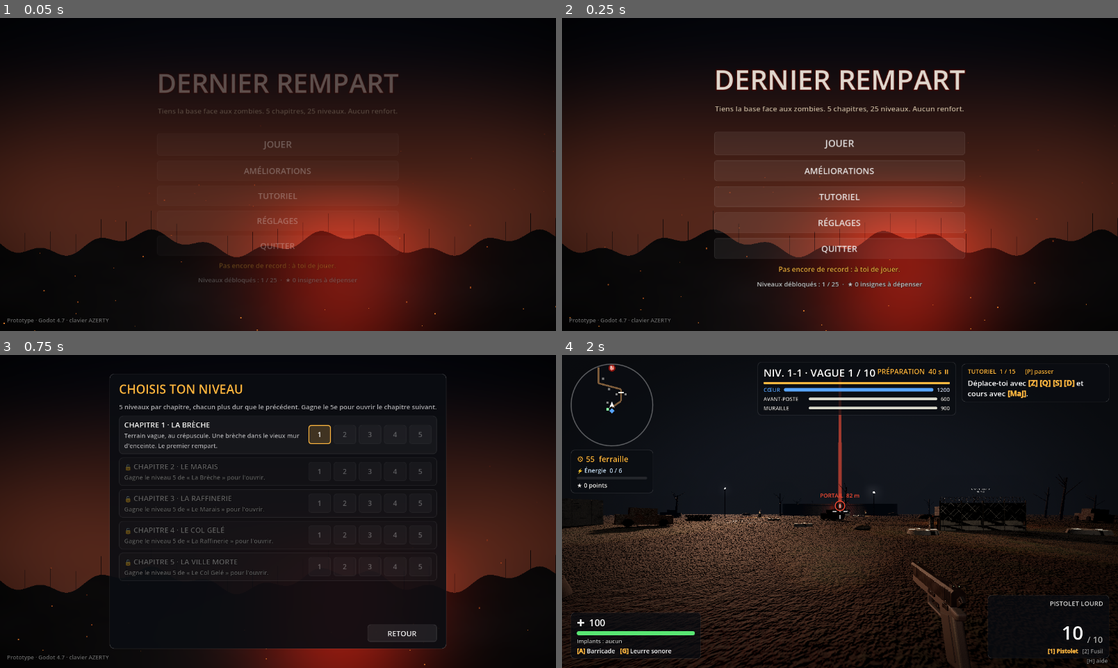
Above: before the commit, frames 1-4 (two rows, left to right).
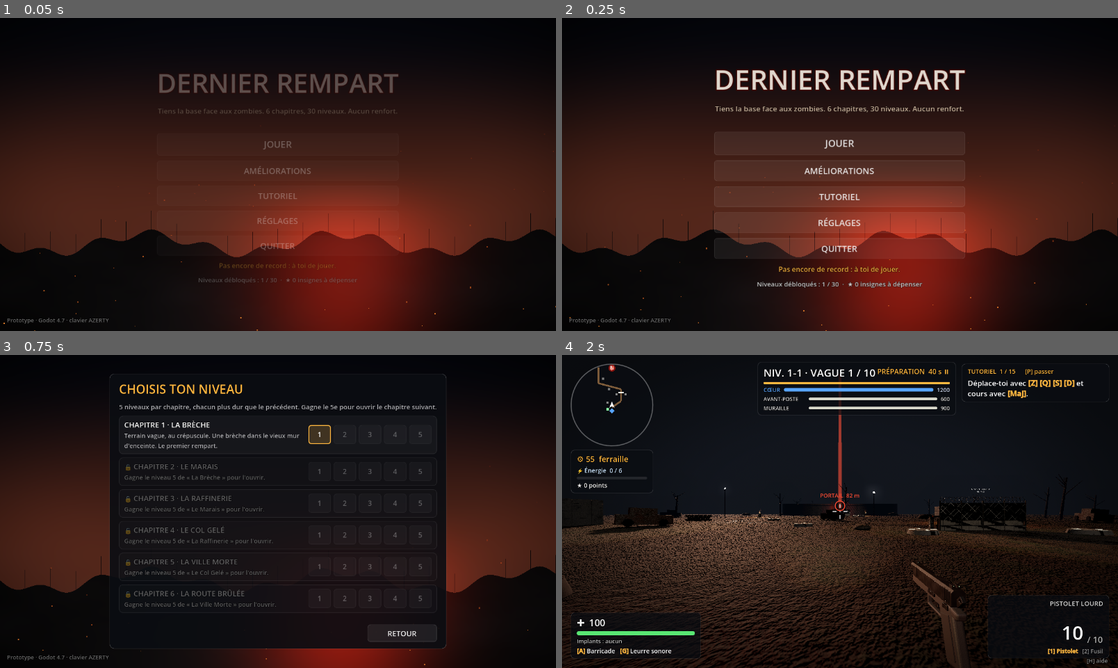
Above: after the commit, the same moments.

Repository: BillyBombardieri/dernier-rampart
Game: Godot game, scene res://scenes/menu.tscn
Same seed, same stepped clock (60 frames per second), same inputs: the game is played once before the commit and once after it.
Inputs:
- Up to frame 1 (0.05 s): no input
- Up to frame 2 (0.25 s): no input
- Up to frame 3 (0.75 s): click "JOUER" at 0.5 s
- Up to frame 4 (2 s): click "1" at 1.25 s

The runs differ from the first frame. In frame 1, less than 0.1% of the frame differs, in the area x 47-57%, y 29-85%; in frame 2, less than 0.1%; in frame 3, 0.4%, in the area x 22-76%, y 74-81%; in frame 4, nothing differs.

Commit message:
Chapitre 6 : La Route Brûlée (désert au coucher du soleil)
- Nouvelle carte : autoroute du désert, bosses de sable, carcasses,
  poteaux télégraphiques penchés, poussière soulevée par le vent,
  vent plus fort. 5 niveaux de plus (30 au total).
- Les murs en ruine n'ont plus de neige hors du Col Gelé.

Co-Authored-By: Claude Opus 5.5 (1M context) <noreply@anthropic.com>
Claude-Session: https://claude.ai/code/session_016nAkCaDQCMxLDEbpeDYDLf

Diff:
--- a/scripts/level_panel.gd
+++ b/scripts/level_panel.gd
@@ -1,6 +1,6 @@
 class_name LevelPanel
 extends PanelContainer
-## Choix du niveau dans le menu principal : 5 chapitres, chacun sur sa carte et dans son
+## Choix du niveau dans le menu principal : 6 chapitres, chacun sur sa carte et dans son
 ## environnement, avec 5 niveaux de plus en plus durs. Gagner un niveau débloque le suivant,
 ## et gagner le 5e niveau d'un chapitre ouvre le chapitre suivant.
 
--- a/scripts/levels.gd
+++ b/scripts/levels.gd
@@ -177,6 +177,40 @@
 		"barrels": [Vector3(-4, 0, 31), Vector3(26, 0, -44), Vector3(-36, 0, -32), Vector3(-14, 0, -2)],
 		"props": {"count": 60, "building": 5, "wreck": 3, "lamp": 3, "puddle": 2},
 		"weather": "rain",
+	},
+	{
+		"name": "La Route Brûlée",
+		"place": "Autoroute du désert, au coucher du soleil",
+		"desc": "Sable, carcasses et poteaux tordus. Le vent soulève la poussière, la horde marche sans fin.",
+		"path": [
+			Vector3(0, 0, -58), Vector3(0, 0, -44), Vector3(-28, 0, -44), Vector3(-28, 0, -18),
+			Vector3(16, 0, -18), Vector3(16, 0, 6), Vector3(-10, 0, 6), Vector3(-10, 0, 22), Vector3(0, 0, 30),
+		],
+		"rings": {
+			"avant": {"gate": Vector3(-9, 0, -44), "segment": 1, "hp": 600.0,
+				"sockets": [Vector3(-13, 0, -49.5), Vector3(-5, 0, -38.5), Vector3(-17, 0, -38.5), Vector3(6, 0, -40)]},
+			"muraille": {"gate": Vector3(3, 0, 6), "segment": 5, "hp": 900.0,
+				"sockets": [Vector3(7, 0, 0.5), Vector3(-1, 0, 11.5), Vector3(8, 0, 11.5), Vector3(-4, 0, 0.5), Vector3(-15.5, 0, 14)]},
+		},
+		"env": {
+			"sky_top": Color(0.06, 0.07, 0.13), "sky_horizon": Color(0.62, 0.34, 0.16), "ground_horizon": Color(0.3, 0.2, 0.12),
+			"sun_rot": Vector3(-7, -95, 0), "sun_color": Color(1.0, 0.6, 0.34), "sun_energy": 1.0,
+			"ambient": 0.45, "exposure": 1.05, "saturation": 0.85,
+			"fog_color": Color(0.36, 0.26, 0.18), "fog": 0.009, "vol_albedo": Color(0.8, 0.66, 0.5), "vol_fog": 0.014,
+		},
+		"ground": {"tex": "ground", "scale": 0.12, "tint": Color(0.95, 0.76, 0.55)},
+		"path_mat": {"tex": "concrete", "scale": 0.25, "tint": Color(0.3, 0.29, 0.28), "rough": 0.75},
+		"walls": [[Vector3(-40, 1.5, -30), Vector3(1.2, 3, 16)], [Vector3(30, 1.5, -6), Vector3(1.2, 3, 16)]],
+		"sandbags": [Vector3(-20, 0, -30), Vector3(24, 0, -10)],
+		"spots": [
+			[Vector3(-12, 0, 28), Vector3(-6, 0, 14)], [Vector3(14, 0, 26), Vector3(4, 0, 10)],
+			[Vector3(-34, 0, -50), Vector3(-20, 0, -44)], [Vector3(24, 0, -24), Vector3(16, 0, -12)],
+			[Vector3(-20, 0, 0), Vector3(-10, 0, 6)],
+		],
+		"spot_color": Color(1.0, 0.78, 0.55),
+		"barrels": [Vector3(-4, 0, 31), Vector3(-34, 0, -26), Vector3(24, 0, 12), Vector3(6, 0, -52)],
+		"props": {"count": 55, "dune": 4, "rock": 4, "wreck": 2, "post": 2, "ruin": 1},
+		"weather": "dust",
 	},
 ]
 
--- a/scripts/main.gd
+++ b/scripts/main.gd
@@ -261,7 +261,7 @@
 func _process(delta: float) -> void:
 	# La neige, la cendre ou les lucioles suivent le joueur.
 	if _weather and Game.player:
-		_weather.global_position = Game.player.global_position + Vector3(0, 1.5 if level["weather"] == "fireflies" else 8.0, 0)
+		_weather.global_position = Game.player.global_position + Vector3(0, 1.5 if level["weather"] in ["fireflies", "dust"] else 8.0, 0)
 	if _beacon_mat == null:
 		return
 	# La colonne et le panneau ne s'affichent qu'au début de la partie (préparation de la
@@ -495,6 +495,10 @@
 				_lamp(pos)
 			"puddle":
 				_puddle(pos)
+			"dune":
+				_dune(pos)
+			"post":
+				_post(pos)
 
 
 ## Matériau du sol ou du chemin d'un niveau : {"tex", "scale", "tint", "plain"}.
@@ -654,9 +658,10 @@
 		wall.position = walls[i][0] + Vector3(0, h * 0.5, 0)
 		wall.rotation.y = walls[i][1]
 		ruin.add_child(wall)
-		var cap := Fx.box_mat(Vector3(len, 0.08, 0.6), Fx.material(Color(0.82, 0.85, 0.9)))
-		cap.position = Vector3(0, h * 0.5 + 0.04, 0)
-		wall.add_child(cap)
+		if level["weather"] == "snow":
+			var cap := Fx.box_mat(Vector3(len, 0.08, 0.6), Fx.material(Color(0.82, 0.85, 0.9)))
+			cap.position = Vector3(0, h * 0.5 + 0.04, 0)
+			wall.add_child(cap)
 	add_child(ruin)
 	ruin.position = pos
 	ruin.rotation.y = _rng.randf() * TAU
@@ -757,9 +762,58 @@
 	add_child(mi)
 
 
+## Bosse de sable (Route Brûlée) : large et très basse (moins d'un mètre), sans collision.
+func _dune(pos: Vector3) -> void:
+	var r := _rng.randf_range(4.0, 8.0)
+	var sphere := SphereMesh.new()
+	sphere.radius = r
+	sphere.height = r * 2.0
+	sphere.radial_segments = 18
+	sphere.rings = 9
+	var mi := Fx.mesh_with(sphere, Fx.textured("ground", 0.12, Color(0.95, 0.76, 0.55)))
+	mi.scale = Vector3(1.0, _rng.randf_range(0.4, 0.8) / r, _rng.randf_range(0.6, 1.0))
+	mi.rotation.y = _rng.randf() * TAU
+	mi.position = pos + Vector3(0, -0.15, 0)
+	add_child(mi)
+
+
+## Poteau télégraphique en bois (Route Brûlée), souvent penché, avec un bout de câble qui pend.
+func _post(pos: Vector3) -> void:
+	var wood := Fx.textured("mud", 0.8, Color(0.42, 0.33, 0.24), false)
+	var post := Node3D.new()
+	var h := _rng.randf_range(6.0, 7.5)
+	var pole := Fx.mesh_with(_cyl(0.14, h, 0.11), wood)
+	pole.position.y = h * 0.5
+	post.add_child(pole)
+	var bar := Fx.box_mat(Vector3(1.8, 0.12, 0.12), wood)
+	bar.position.y = h - 0.5
+	post.add_child(bar)
+	var dark := Fx.material(Color(0.05, 0.05, 0.05))
+	for x in [-0.75, 0.75]:
+		var hang := _rng.randf_range(1.5, 3.5)
+		var wire := Fx.mesh_with(_cyl(0.012, hang), dark)
+		wire.position = Vector3(x, h - 0.5 - hang * 0.5, 0)
+		wire.rotation.z = _rng.randf_range(-0.2, 0.2)
+		post.add_child(wire)
+	var body := StaticBody3D.new()
+	body.collision_layer = Fx.LAYER_WORLD
+	var shape := CollisionShape3D.new()
+	var cs := CylinderShape3D.new()
+	cs.radius = 0.2
+	cs.height = h
+	shape.shape = cs
+	shape.position.y = h * 0.5
+	body.add_child(shape)
+	post.add_child(body)
+	post.rotation = Vector3(_rng.randf_range(-0.12, 0.12), _rng.randf() * TAU, _rng.randf_range(-0.12, 0.12))
+	add_child(post)
+	post.position = pos
+
+
 # ---------------------------------------------------------------- météo
 
-## Neige (Col Gelé), cendres (Raffinerie), lucioles (Marais) ou pluie (Ville Morte), autour du joueur.
+## Neige (Col Gelé), cendres (Raffinerie), lucioles (Marais), pluie (Ville Morte) ou poussière
+## (Route Brûlée), autour du joueur.
 func _build_weather() -> void:
 	var kind: String = level["weather"]
 	if kind == "":
@@ -813,6 +867,20 @@
 			m.billboard_keep_scale = true
 			grad.set_color(0, Color(0.72, 0.76, 0.82, 0.32))
 			grad.set_color(1, Color(0.72, 0.76, 0.82, 0.18))
+		"dust":
+			# Poussière soulevée par le vent : de fines particules qui filent presque à l'horizontale.
+			p.amount = 700
+			p.lifetime = 3.0
+			p.emission_box_extents = Vector3(24, 1.5, 24)
+			p.direction = Vector3(1, 0.05, 0.3)
+			p.spread = 12.0
+			p.initial_velocity_min = 5.0
+			p.initial_velocity_max = 9.0
+			p.gravity = Vector3(0, -0.2, 0)
+			q.size = Vector2(0.05, 0.05)
+			grad.set_color(0, Color(0.85, 0.7, 0.5, 0.0))
+			grad.add_point(0.3, Color(0.85, 0.7, 0.5, 0.5))
+			grad.set_color(grad.get_point_count() - 1, Color(0.85, 0.7, 0.5, 0.0))
 		"fireflies":
 			p.amount = 70
 			p.lifetime = 6.0
@@ -943,7 +1011,7 @@
 		w.loop_end = w.data.size() / 2
 	var p := AudioStreamPlayer.new()
 	p.stream = wind
-	p.volume_db = -20.0 if level["weather"] == "rain" else -14.0
+	p.volume_db = {"rain": -20.0, "dust": -9.0}.get(level["weather"], -14.0)
 	p.autoplay = true
 	add_child(p)
 	if level["weather"] == "rain":
--- a/scripts/menu.gd
+++ b/scripts/menu.gd
@@ -24,7 +24,7 @@
 	var title := Ui.label(_main_box, "DERNIER REMPART", 64, Color(0.95, 0.92, 0.88), HORIZONTAL_ALIGNMENT_CENTER)
 	title.add_theme_constant_override("outline_size", 10)
 	title.add_theme_color_override("font_outline_color", Color(0.25, 0.02, 0.0, 0.9))
-	Ui.label(_main_box, "Tiens la base face aux zombies. 5 chapitres, 25 niveaux. Aucun renfort.", 17, Color(0.85, 0.75, 0.65), HORIZONTAL_ALIGNMENT_CENTER)
+	Ui.label(_main_box, "Tiens la base face aux zombies. 6 chapitres, 30 niveaux. Aucun renfort.", 17, Color(0.85, 0.75, 0.65), HORIZONTAL_ALIGNMENT_CENTER)
 	var gap := Control.new()
 	gap.custom_minimum_size = Vector2(0, 18)
 	_main_box.add_child(gap)
--- a/scripts/upgrades.gd
+++ b/scripts/upgrades.gd
@@ -14,7 +14,7 @@
 	"recuperation": {"name": "Récupération", "desc": "+10 % de prime de vague", "per": 0.1, "costs": [3, 6, 9]},
 	"dynamo": {"name": "Dynamo", "desc": "+1 énergie pour les tours", "per": 1.0, "costs": [6, 12]},
 }
-# Insignes gagnés : 1 par vague repoussée (x le multiplicateur du niveau, de 1 à 2,2), plus 5
+# Insignes gagnés : 1 par vague repoussée (x le multiplicateur du niveau, de 1 à 2,45), plus 5
 # en cas de victoire.
 const VICTORY_INSIGNES := 5
 
--- a/tests/feature_test.gd
+++ b/tests/feature_test.gd
@@ -458,7 +458,7 @@
 	_check(not Settings.finish_level(0, true, 15), "le regagner ne débloque rien de plus")
 	Settings.unlocked_level = 4
 	_check(Settings.finish_level(4, true, 15) and Levels.chapter_index(Settings.unlocked_level) == 1, "gagner le niveau 5 ouvre le chapitre 2")
-	_check(Levels.count() == 25 and Levels.title(7) == "Le Marais, niveau 3" and Levels.short(22) == "5-3", "5 chapitres de 5 niveaux")
+	_check(Levels.count() == 30 and Levels.title(7) == "Le Marais, niveau 3" and Levels.short(27) == "6-3", "6 chapitres de 5 niveaux")
 	# Un joueur qui avait gagné le dernier niveau avant l'ajout d'un chapitre peut l'ouvrir.
 	Settings.levels_won = [19]
 	Settings.unlocked_level = 19
Not shown, changed: README.md
